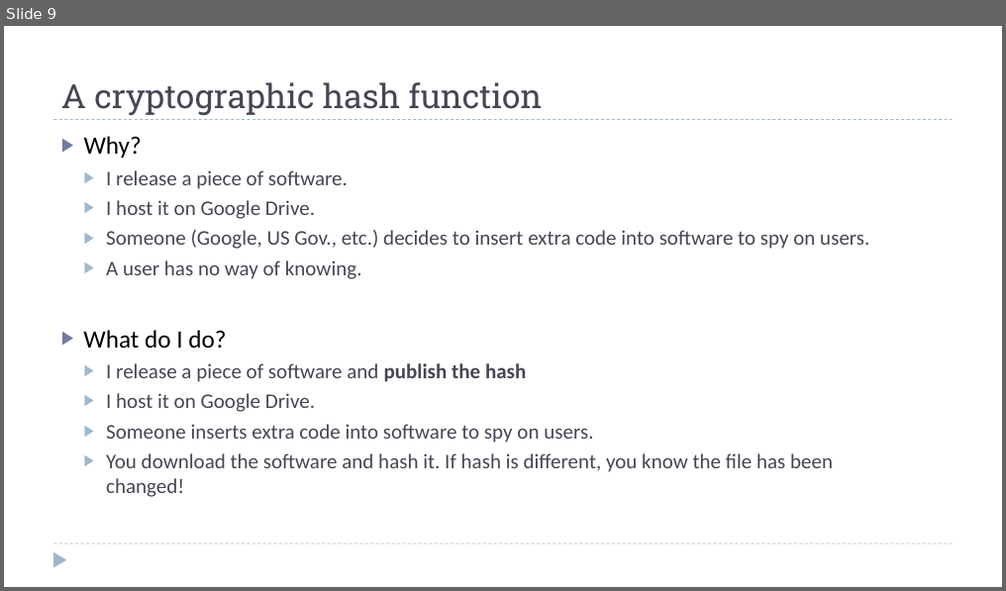
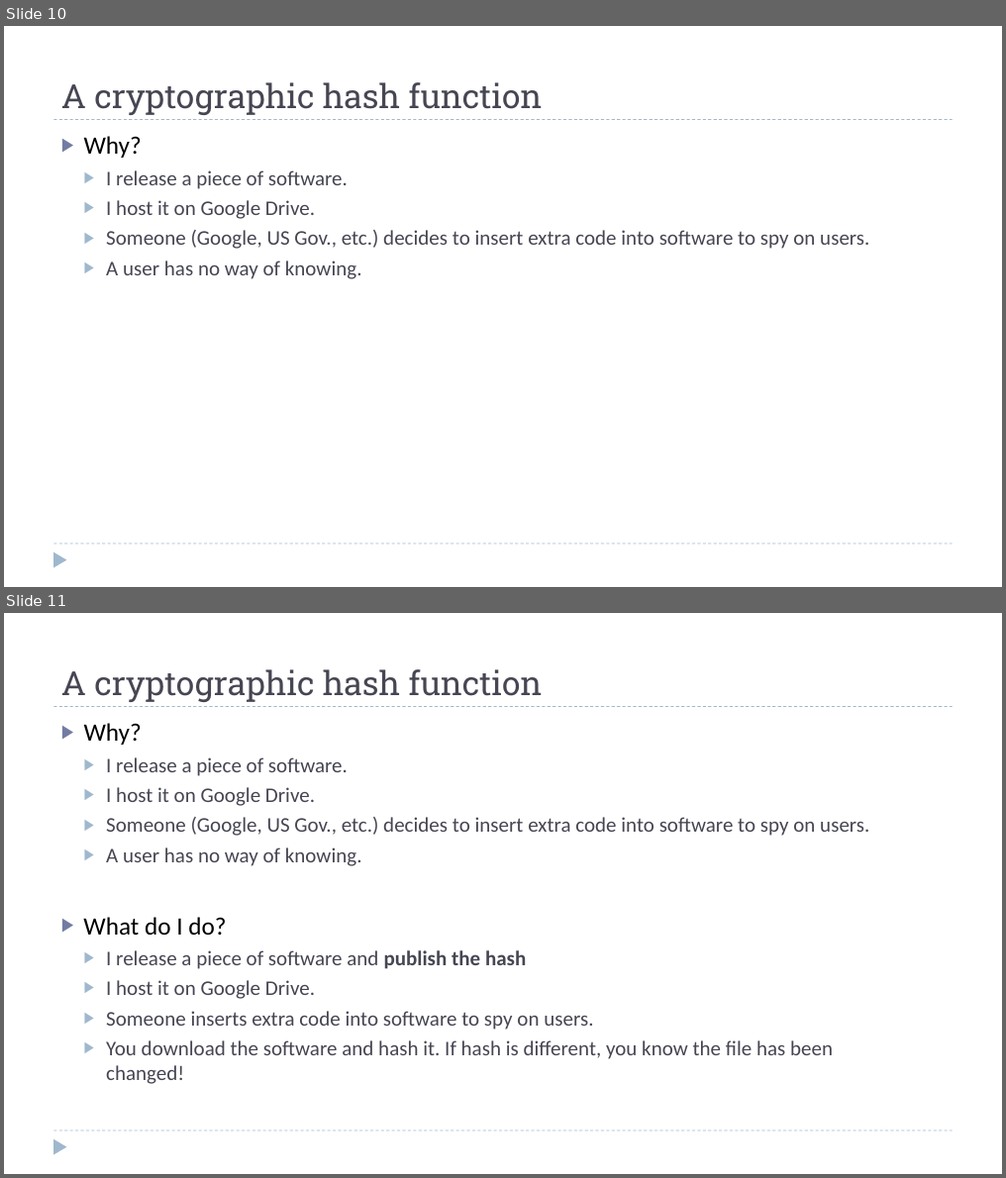
Before and after one commit to dsc-courses/dsc40b-2025-wi, a slide deck: materials/lectures/09-hashing/slides.pptx. Shown one above the other, each under a label of ours: slide 9 before the commit, slides 10 and 11 after it. The pictures are 1006x591 and 1006x1178 pixels, drawn with LibreOffice and Linux fonts; fonts in the diff are those of the drawing. Boxes give left, top, right and bottom in pixels: in the first picture for what was removed or moved away, otherwise in the second. Text is boxed around its words. In the diff, an @@ line names an element or a change of style, - is before the commit and + after.

```diff
--- a/materials/lectures/09-hashing/slides.pptx
+++ b/materials/lectures/09-hashing/slides.pptx
@@ slide 10 added at (x1=4, y1=26, x2=1002, y2=587), background #FFFFFF; not listed: 3 template elements that a slide beside it also shows @@
@@ title added at (x1=61, y1=82, x2=543, y2=115), 32 pt, text #464653 @@
+A cryptographic hash function
@@ text added at (x1=84, y1=136, x2=869, y2=279), 20 pt, text #464653 @@
+▶ Why?
+  ▶ I release a piece of software.
+  ▶ I host it on Google Drive.
+  ▶ Someone (Google, US Gov., etc.) decides to insert extra code into software to spy on users.
+  ▶ A user has no way of knowing.
@@ what was slide 9 is now slide 11 @@
```
Also in this commit, not shown: 6 slides changed, 11 other slides added, 1 slide removed, 20 other files.
